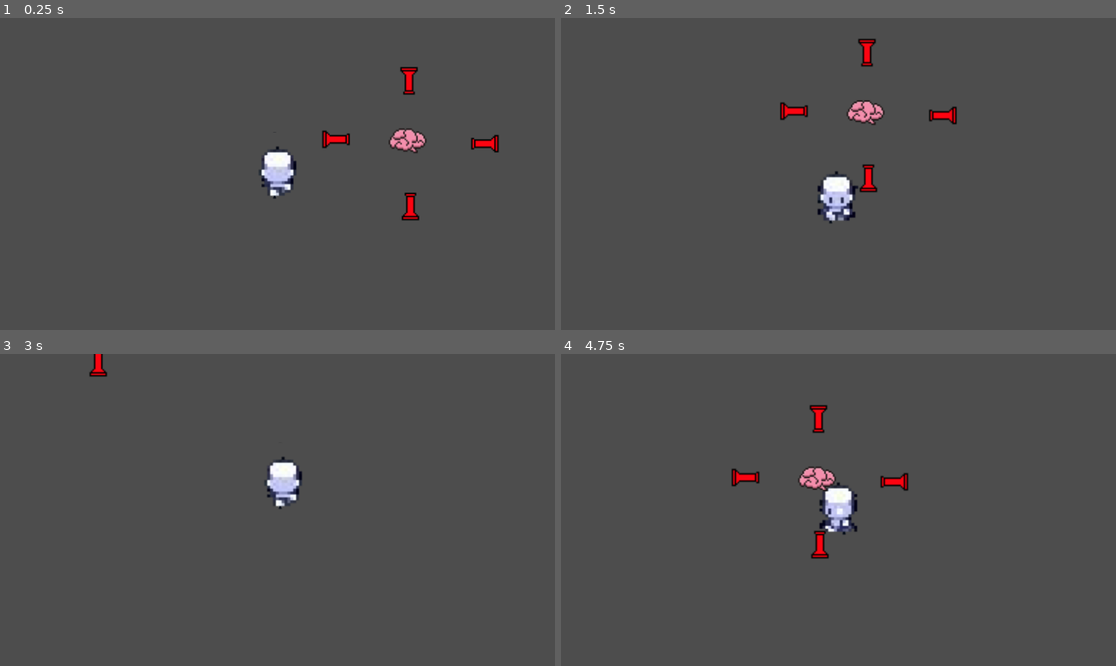
Above: before the commit, frames 1-4 (two rows, left to right).
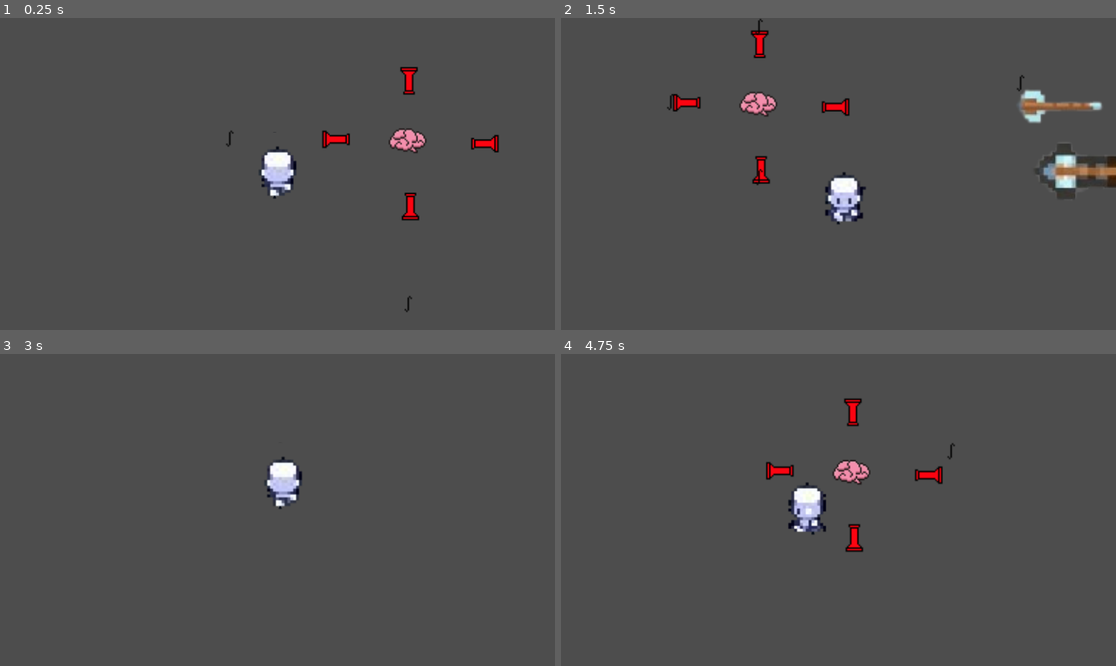
Above: after the commit, the same moments.

Repository: TobsBP/CPG
Game: Godot game, scene res://node_2d.tscn
Two runs of this game, one before a commit and one after it. Both use one fixed random seed, a clock stepped at 60 frames per second and the inputs below.
Inputs:
- Up to frame 1 (0.25 s): no input
- Up to frame 2 (1.5 s): hold Right (ui_right) 0.53-1.28 s; hold Down (ui_down) from 1.28 s (still down)
- Up to frame 3 (3 s): release Down (ui_down) at 2.03 s; hold Right (ui_right) 2.03-2.78 s; hold Up (ui_up) from 2.78 s (still down)
- Up to frame 4 (4.75 s): release Up (ui_up) at 3.53 s; hold Left (ui_left) from 3.53 s (still down)

The runs differ from the first frame. In frame 1, less than 0.1% of the frame differs, in the area x 40-75%, y 36-95%; in frame 2, 5.1%, in the area x 19-100%, y 0-67%; in frame 3, 0.2%; in frame 4, 3.7%.

Commit message:
feat: base setup finish

Diff:
--- a/enemies/integral/integral.gd
+++ b/enemies/integral/integral.gd
@@ -1,11 +1,35 @@
-extends AnimatedSprite2D
+extends CharacterBody2D
 
+const SPEED = 50.0
 
-# Called when the node enters the scene tree for the first time.
+@onready var animated_sprite: AnimatedSprite2D = $AnimatedSprite2D
+
 func _ready() -> void:
-	pass # Replace with function body.
+	add_to_group("enemy")
+	animated_sprite.play("default")
+	collision_layer = 4  # layer 3 — não interage com torres
+	collision_mask = 1   # só colide com layer 1 (cérebro)
 
+func _physics_process(_delta: float) -> void:
+	var brain := get_tree().get_first_node_in_group("life") as Node2D
+	if brain == null:
+		return
 
-# Called every frame. 'delta' is the elapsed time since the previous frame.
-func _process(delta: float) -> void:
-	pass
+	var diff := brain.global_position - global_position
+
+	# Move only along dominant axis (4 directions)
+	var direction: Vector2
+	if abs(diff.x) >= abs(diff.y):
+		direction = Vector2(sign(diff.x), 0)
+	else:
+		direction = Vector2(0, sign(diff.y))
+
+	velocity = direction * SPEED
+	move_and_slide()
+
+	for i in get_slide_collision_count():
+		var collider = get_slide_collision(i).get_collider()
+		if collider != null and collider.is_in_group("life"):
+			collider.take_damage()
+			queue_free()
+			return
--- a/enemies/integral/integral.tscn
+++ b/enemies/integral/integral.tscn
@@ -22,6 +22,7 @@
 }]
 
 [node name="Node2D" type="CharacterBody2D" unique_id=972002692]
+script = ExtResource("2_1t7ve")
 
 [node name="CollisionShape2D" type="CollisionShape2D" parent="." unique_id=1239509949]
 position = Vector2(0, -1.5)
@@ -29,4 +30,3 @@
 
 [node name="AnimatedSprite2D" type="AnimatedSprite2D" parent="." unique_id=2000403911]
 sprite_frames = SubResource("SpriteFrames_d4ci3")
-script = ExtResource("2_1t7ve")
--- /dev/null
+++ b/life/life.gd
@@ -0,0 +1,24 @@
+extends CharacterBody2D
+
+const MAX_HP = 100
+const DAMAGE_PER_HIT = 10
+
+var hp := MAX_HP
+
+@onready var animated_sprite: AnimatedSprite2D = $AnimatedSprite2D
+
+func _ready() -> void:
+	add_to_group("life")
+	animated_sprite.play("default")
+
+func take_damage() -> void:
+	hp -= DAMAGE_PER_HIT
+	animated_sprite.play("damage")
+
+	if hp <= 0:
+		# TODO: game over
+		return
+
+	await get_tree().create_timer(0.3).timeout
+	if is_inside_tree():
+		animated_sprite.play("default")
--- a/life/life.tscn
+++ b/life/life.tscn
@@ -1,5 +1,6 @@
 [gd_scene format=3 uid="uid://w87xccmn35ig"]
 
+[ext_resource type="Script" path="res://life/life.gd" id="1_script"]
 [ext_resource type="Texture2D" uid="uid://bsdxdn2lrg2lm" path="res://life/Brain.png" id="1_s325f"]
 
 [sub_resource type="CircleShape2D" id="CircleShape2D_vbqe7"]
@@ -24,9 +25,18 @@
 "loop": true,
 "name": &"default",
 "speed": 5.0
+}, {
+"frames": [{
+"duration": 1.0,
+"texture": SubResource("AtlasTexture_r38rl")
+}],
+"loop": false,
+"name": &"damage",
+"speed": 8.0
 }]
 
 [node name="CharacterBody2D" type="CharacterBody2D" unique_id=1654760741]
+script = ExtResource("1_script")
 
 [node name="CollisionShape2D" type="CollisionShape2D" parent="." unique_id=1082333703]
 shape = SubResource("CircleShape2D_vbqe7")
@@ -34,4 +44,4 @@
 [node name="AnimatedSprite2D" type="AnimatedSprite2D" parent="." unique_id=24413111]
 position = Vector2(2, 0)
 sprite_frames = SubResource("SpriteFrames_1ufjm")
-frame_progress = 0.28828874
+animation = &"default"
--- a/node_2d.tscn
+++ b/node_2d.tscn
@@ -3,6 +3,7 @@
 [ext_resource type="PackedScene" uid="uid://d1ucxt6cg1t68" path="res://player/player.tscn" id="1_player"]
 [ext_resource type="PackedScene" uid="uid://bq3kpgisx4iak" path="res://tower/tower.tscn" id="2_tower"]
 [ext_resource type="PackedScene" uid="uid://w87xccmn35ig" path="res://life/life.tscn" id="3_epypp"]
+[ext_resource type="PackedScene" uid="uid://d0t6gr416cnj1" path="res://enemies/integral/integral.tscn" id="4_enemy"]
 
 [sub_resource type="TileSet" id="TileSet_y32ns"]
 tile_shape = 1
@@ -34,3 +35,15 @@
 
 [node name="CharacterBody2D" parent="." unique_id=1654760741 instance=ExtResource("3_epypp")]
 position = Vector2(56, 47)
+
+[node name="EnemyTop" parent="." instance=ExtResource("4_enemy")]
+position = Vector2(56, -80)
+
+[node name="EnemyBottom" parent="." instance=ExtResource("4_enemy")]
+position = Vector2(56, 174)
+
+[node name="EnemyLeft" parent="." instance=ExtResource("4_enemy")]
+position = Vector2(-80, 47)
+
+[node name="EnemyRight" parent="." instance=ExtResource("4_enemy")]
+position = Vector2(192, 47)
--- a/tower/tower.gd
+++ b/tower/tower.gd
@@ -11,6 +11,7 @@
 
 func _ready() -> void:
 	$AnimatedSprite2D.play("idle")
+	collision_layer = 2  # layer 2 — invisível para as integrais
 
 func _process(delta: float) -> void:
 	var player := get_tree().get_first_node_in_group("player") as Node2D
Not shown, added: life/life.gd.uid
